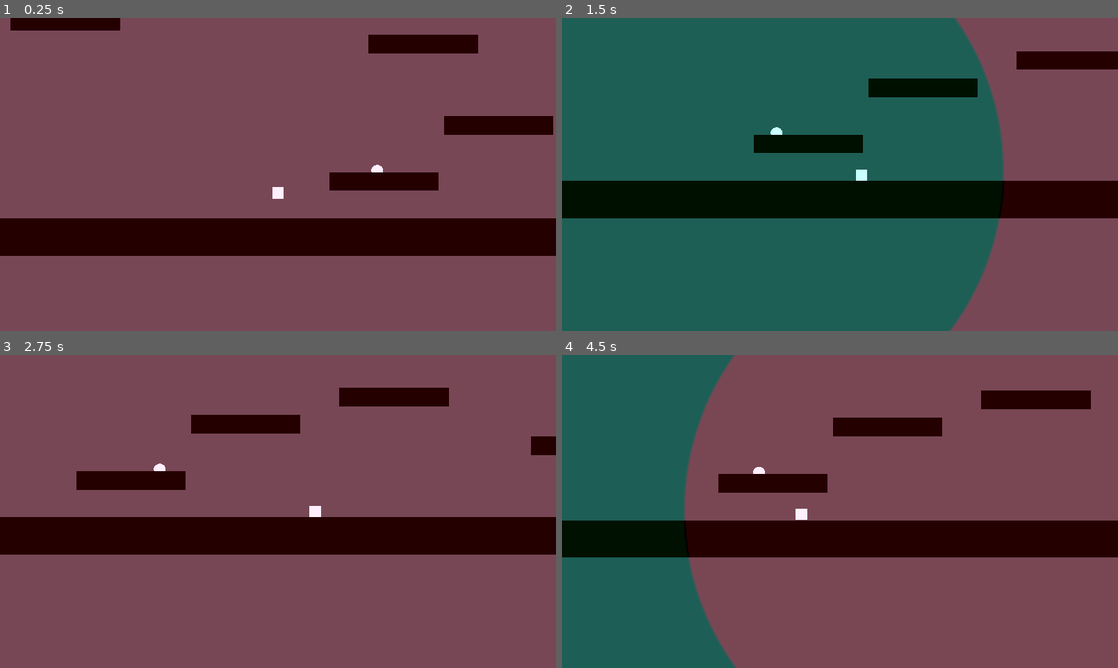
Above: before the commit, frames 1-4 (two rows, left to right).
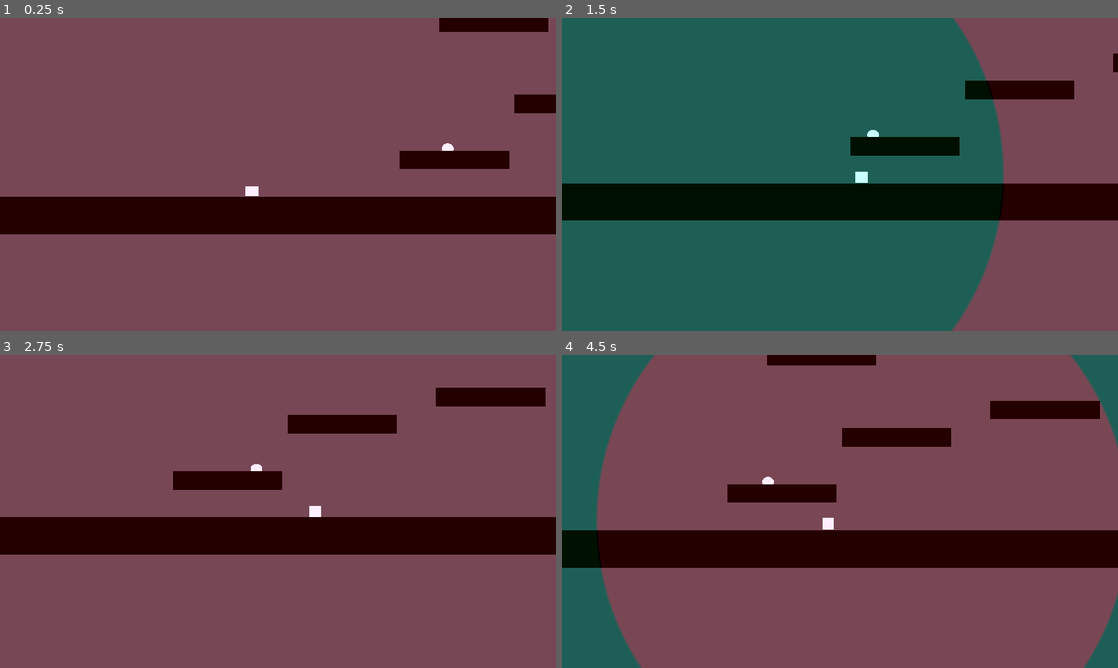
Above: after the commit, the same moments.

Repository: noc7c9/dye-dont-die
Game: Godot game, scene res://Main.tscn
The game is run twice, just before and just after one commit, with the same random seed, the same clock (stepped at 60 frames per second) and the same inputs.
Inputs:
- Up to frame 1 (0.25 s): no input
- Up to frame 2 (1.5 s): tap Enter at 0.5, 1.35 s; hold Right (move_right) 0.53-1.28 s; hold Enter 0.53-1.28 s; tap Space (jump) at 0.77 s; hold S from 1.28 s (still down)
- Up to frame 3 (2.75 s): tap Space (jump) at 1.52 s; release S at 2.03 s; hold Right (move_right) from 2.03 s (still down); hold Shift from 2.03 s (still down); tap Enter at 2.3 s
- Up to frame 4 (4.5 s): release Right (move_right) at 2.78 s; release Shift at 2.78 s; hold W 2.78-3.53 s; tap Enter at 2.85 s; tap Space (jump) at 3.02, 3.77 s; hold Enter 3.53-4.28 s; hold Left (move_left) from 3.53 s (still down); tap Shift at 4.35 s

The runs differ from the first frame. In frame 1, 21% of the frame differs, in the area x 0-100%, y 0-76%; in frame 2, 7.1%; in frame 3, 6.6%; in frame 4, 28%, in the area x 0-100%, y 0-100%.

Commit message:
Implement player death

Diff:
--- a/Main.tscn
+++ b/Main.tscn
@@ -1,16 +1,19 @@
-[gd_scene load_steps=5 format=2]
+[gd_scene load_steps=6 format=2]
 
 [ext_resource path="res://src/Player/Player.tscn" type="PackedScene" id=1]
 [ext_resource path="res://src/ColorBubbleManager/ColorBubbleManager.tscn" type="PackedScene" id=2]
 [ext_resource path="res://src/Goomba/Goomba.tscn" type="PackedScene" id=3]
+[ext_resource path="res://src/Player/PlayerDead.tscn" type="PackedScene" id=4]
 [ext_resource path="res://src/Platform/Platform.tscn" type="PackedScene" id=5]
 
 [node name="Main" type="Node2D"]
 
+[node name="SpawnPoint" type="Node2D" parent="."]
+position = Vector2( 93, 291 )
+
 [node name="color-bubble-manager" parent="." instance=ExtResource( 2 )]
 
-[node name="goomba" parent="." instance=ExtResource( 3 )]
-position = Vector2( 441, 220 )
+[node name="PlayerDead" parent="." instance=ExtResource( 4 )]
 
 [node name="Player" parent="." instance=ExtResource( 1 )]
 position = Vector2( 260, 234 )
@@ -19,6 +22,9 @@
 current = true
 zoom = Vector2( 1.5, 1.5 )
 smoothing_enabled = true
+
+[node name="Goomba" parent="." instance=ExtResource( 3 )]
+position = Vector2( 441, 220 )
 
 [node name="floor" parent="." instance=ExtResource( 5 )]
 position = Vector2( 303, 360 )
--- a/project.godot
+++ b/project.godot
@@ -28,12 +28,18 @@
 "class": "Player",
 "language": "GDScript",
 "path": "res://src/Player/Player.gd"
+}, {
+"base": "RigidBody2D",
+"class": "PlayerDead",
+"language": "GDScript",
+"path": "res://src/Player/PlayerDead.gd"
 } ]
 _global_script_class_icons={
 "ColorBubble": "",
 "ColorBubbleManager": "",
 "Goomba": "",
-"Player": ""
+"Player": "",
+"PlayerDead": ""
 }
 
 [application]
--- a/src/ColorBubbleManager/ColorBubbleManager.tscn
+++ b/src/ColorBubbleManager/ColorBubbleManager.tscn
@@ -168,4 +168,5 @@
 [node name="Background" type="Sprite" parent="."]
 material = SubResource( 2 )
 scale = Vector2( 1e+06, 1e+06 )
+z_index = 99
 texture = SubResource( 3 )
--- a/src/GameManager.gd
+++ b/src/GameManager.gd
@@ -6,11 +6,29 @@
 var current_color: int = 0
 
 onready var player: Player = get_node("/root/Main/Player")
+onready var player_dead: PlayerDead = get_node("/root/Main/PlayerDead")
+onready var spawn_point: Node2D = get_node("/root/Main/SpawnPoint")
+
+func _ready():
+    randomize()
+
+    assert(player.connect('death', self, '_on_player_death') == OK)
+
+    player.global_position = spawn_point.global_position
 
 func _process(_delta:float):
+    if player.is_dead:
+        if Input.is_key_pressed(KEY_ENTER):
+            player_dead.despawn()
+            player.revive(spawn_point.global_position)
+        return
+
     if Input.is_action_just_pressed('jump'):
         current_color = (current_color + 1) % total_colors
         emit_color_change()
+
+func _on_player_death():
+    player_dead.spawn(player.global_position)
 
 func get_player() -> Player:
     return player
--- a/src/Goomba/Goomba.gd
+++ b/src/Goomba/Goomba.gd
@@ -36,6 +36,7 @@
 
 func _on_body_side_entered(body):
     if not body.is_in_group('player'): return
+    body.die()
     print('body side entered')
 
 func _on_body_top_entered(body):
--- a/src/Goomba/Goomba.tscn
+++ b/src/Goomba/Goomba.tscn
@@ -7,10 +7,10 @@
 extents = Vector2( 10, 6 )
 
 [sub_resource type="RectangleShape2D" id=2]
-extents = Vector2( 1, 6 )
+extents = Vector2( 2, 6 )
 
 [sub_resource type="RectangleShape2D" id=3]
-extents = Vector2( 10, 1 )
+extents = Vector2( 14, 2 )
 
 [node name="Goomba" type="KinematicBody2D"]
 script = ExtResource( 2 )
@@ -41,17 +41,17 @@
 [node name="AreaRight" type="Area2D" parent="."]
 
 [node name="CollisionShape2D" type="CollisionShape2D" parent="AreaRight"]
-position = Vector2( 11, 4 )
+position = Vector2( 12, 4 )
 shape = SubResource( 2 )
 
 [node name="AreaLeft" type="Area2D" parent="."]
 
 [node name="CollisionShape2D" type="CollisionShape2D" parent="AreaLeft"]
-position = Vector2( -11, 4 )
+position = Vector2( -12, 4 )
 shape = SubResource( 2 )
 
 [node name="AreaTop" type="Area2D" parent="."]
 
 [node name="CollisionShape2D" type="CollisionShape2D" parent="AreaTop"]
-position = Vector2( 0, -3 )
+position = Vector2( 0, -4 )
 shape = SubResource( 3 )
--- a/src/Player/Player.gd
+++ b/src/Player/Player.gd
@@ -20,6 +20,8 @@
 var v_speed: float = 0
 var h_speed: float = 0
 
+var is_dead: bool = false
+
 var touching_ground: bool = false
 var touching_wall: bool = false
 var is_jumping: bool = false
@@ -40,6 +42,8 @@
 onready var base_scale: Vector2 = anim.scale
 
 func _physics_process(delta):
+    if is_dead: return
+
     # check if we're grounded/touching wall
     check_ground_wall_logic(delta)
 
@@ -232,3 +236,20 @@
     # lerp out squash/squeeze scale
     anim.scale.x = lerp(anim.scale.x, base_scale.x, SQUASH_SPEED)
     anim.scale.y = lerp(anim.scale.y, base_scale.y, SQUASH_SPEED)
+
+func die():
+    if is_dead: return
+    visible = false
+    is_dead = true
+    emit_death()
+
+func revive(global_position: Vector2):
+    if not is_dead: return
+    visible = true
+    is_dead = false
+    motion = Vector2.ZERO
+    self.global_position = global_position
+
+signal death()
+func emit_death():
+    emit_signal('death')
--- /dev/null
+++ b/src/Player/PlayerDead.gd
@@ -0,0 +1,37 @@
+class_name PlayerDead
+
+extends RigidBody2D
+
+const OFFSCREEN = Vector2(100000, 100000)
+
+const ANGULAR_VELOCITY: float = 15.0
+const LINEAR_VELOCITY: Vector2 = Vector2(0, -300)
+const GRAVITY_SCALE: float = 6.0
+
+var spin_dir: float = 1
+var change_position = OFFSCREEN
+
+func _ready():
+    self.visible = false
+    self.gravity_scale = GRAVITY_SCALE
+
+func _process(_delta):
+    if self.visible:
+        self.angular_velocity = ANGULAR_VELOCITY * spin_dir
+
+func _integrate_forces(state):
+    if change_position != null:
+        state.transform.origin = change_position
+        change_position = null
+
+func spawn(position: Vector2):
+    change_position = position
+    spin_dir = 1.0 if randf() > 0.5 else -1.0
+    self.linear_velocity = LINEAR_VELOCITY
+    self.rotation = 0
+    self.visible = true
+
+func despawn():
+    # move out of the way so that it won't be visible when spawning
+    change_position = OFFSCREEN
+    self.visible = false
--- /dev/null
+++ b/src/Player/PlayerDead.tscn
@@ -0,0 +1,12 @@
+[gd_scene load_steps=3 format=2]
+
+[ext_resource path="res://src/Player/Player.png" type="Texture" id=1]
+[ext_resource path="res://src/Player/PlayerDead.gd" type="Script" id=2]
+
+[node name="PlayerDead" type="RigidBody2D"]
+z_index = 1
+script = ExtResource( 2 )
+
+[node name="Sprite" type="Sprite" parent="."]
+scale = Vector2( 0.313, 0.313 )
+texture = ExtResource( 1 )
